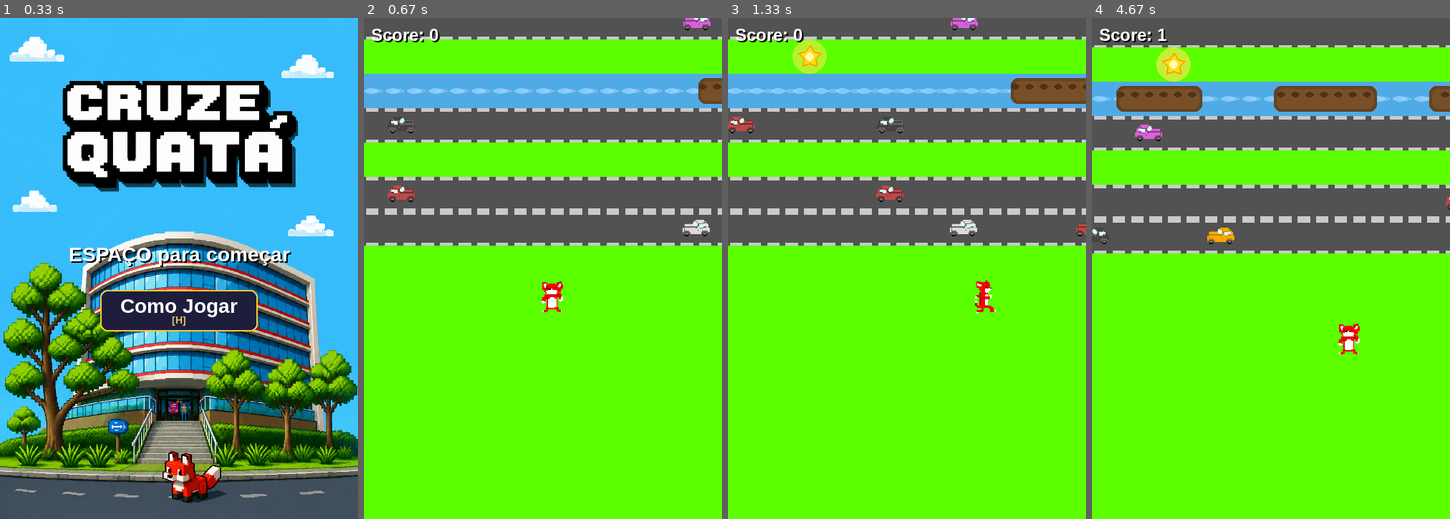
Above: before the commit, frames 1-4 (left to right).
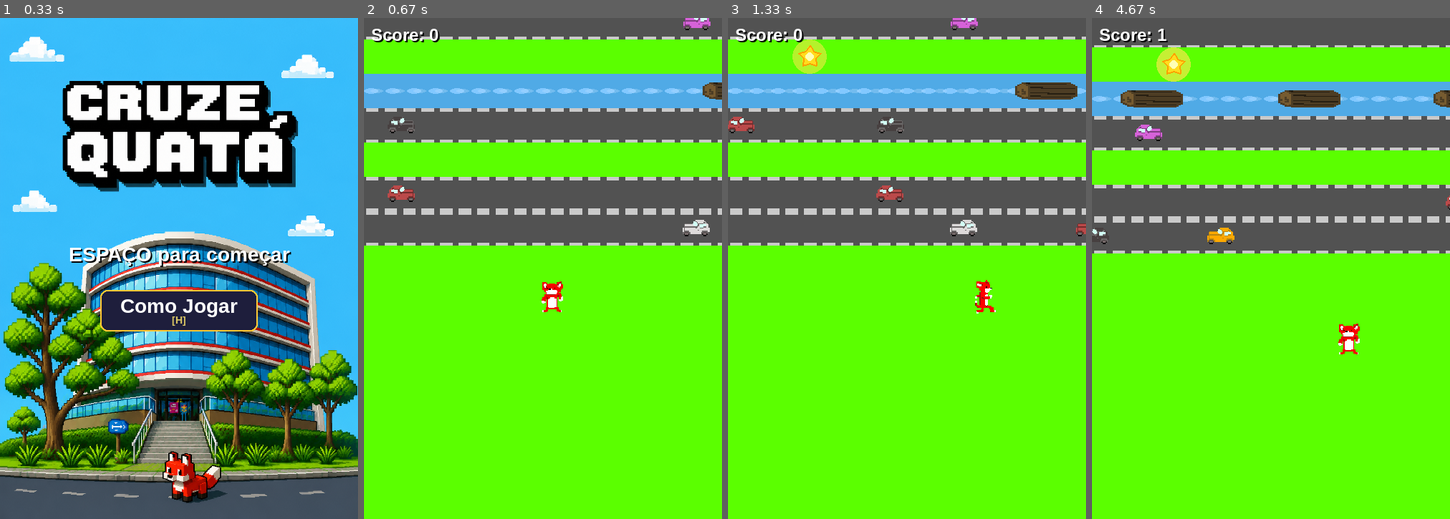
Above: after the commit, the same moments.

Repository: dudu29cabett4-afk/pyGame---Luiz-e-Enzo-e-Murilo
Game: pygame game, started from jogo.py
The game is run twice, just before and just after one commit, with the same random seed, the same clock (stepped at 60 frames per second) and the same inputs.
Inputs (mouse positions are in pixels of both pictures, inside the frame that each line leads up to):
- Up to frame 1 (0.33 s): no input
- Up to frame 2 (0.67 s): tap Space at 0.33 s
- Up to frame 3 (1.33 s): hold D 0.67-1.13 s; move the mouse to (907, 303) at 0.7 s; hold D from 1.17 s (still down)
- Up to frame 4 (4.67 s): release D at 1.47 s; hold D 1.5-1.97 s; hold A 2-2.53 s; hold S 2.57-2.87 s; hold A 2.9-3.3 s; hold W 3.33-3.7 s; hold D 3.73-4.37 s; hold S from 4.4 s (still down)

Frame 1 is identical in both runs. In frame 2, 0.3% of the frame differs, in the area x 93-100%, y 12-18%; in frame 3, 1.0%; in frame 4, 2.7%, in the area x 6-100%, y 13-19%.

Commit message:
troncos colocados + slots funcionando

Diff:
--- a/jogo.py
+++ b/jogo.py
@@ -25,9 +25,13 @@
 carro_azul     = pygame.image.load(os.path.join(base, "pasta_imagens/azul.png"))
 carro_preto    = pygame.image.load(os.path.join(base, "pasta_imagens/preto.png"))
 carro_branco   = pygame.image.load(os.path.join(base, "pasta_imagens/brancop.png"))
+tronco_img_raw = pygame.image.load(os.path.join(base, "pasta_imagens/tronco.png"))
 
 TAMANHO_TILE = 48
 PLAYER_ALVO_Y = ALTURA * 2 // 3 - 100
+
+# Tamanhos de tronco: 2 ou 3 slots (cada slot = 1 TAMANHO_TILE de largura)
+TRONCO_SLOTS_OPCOES = [2, 3]
 
 def escalar_carro(img):
     nova_altura = TAMANHO_TILE
@@ -54,25 +58,26 @@
 )]
 carros_disp_l = [pygame.transform.flip(img, True, False) for img in carros_disp_r]
 
-troncos_disp_r = []
-troncos_disp_l = []
-for largura_tronco in [96, 120, 144]:
-    surf = pygame.Surface((largura_tronco, TAMANHO_TILE), pygame.SRCALPHA)
-    pygame.draw.rect(surf, (101, 67, 33), (0, 6, largura_tronco, TAMANHO_TILE - 12), border_radius=10)
-    pygame.draw.rect(surf, (120, 80, 40), (4, 10, largura_tronco - 8, TAMANHO_TILE - 20), border_radius=8)
-    for xi in range(8, largura_tronco - 8, 20):
-        pygame.draw.ellipse(surf, (80, 50, 25), (xi, 14, 12, 8))
-    troncos_disp_r.append(surf)
-    troncos_disp_l.append(pygame.transform.flip(surf, True, False))
+# Gera imagens de tronco para 2 e 3 slots a partir de tronco.png
+def fazer_img_tronco(num_slots: int) -> pygame.Surface:
+    largura = num_slots * TAMANHO_TILE
+    return pygame.transform.scale(tronco_img_raw, (largura, TAMANHO_TILE))
+
+troncos_img = {
+    2: fazer_img_tronco(2),
+    3: fazer_img_tronco(3),
+}
+troncos_img_flip = {
+    k: pygame.transform.flip(v, True, False) for k, v in troncos_img.items()
+}
 
 LARGURA_CARRO = carros_disp_r[0].get_width()
 ALTURA_CARRO = TAMANHO_TILE
 SAFE_ZONE_LINHAS = 1
 
-# Velocidade de scroll automático: começa lenta e acelera com o score
-VEL_SCROLL_INICIAL = 0.25   # px/frame ao começar
-VEL_SCROLL_MAX     = 3.0    # px/frame no limite
-SCORE_PARA_MAX_VEL = 80     # score para atingir velocidade máxima
+VEL_SCROLL_INICIAL = 0.25
+VEL_SCROLL_MAX     = 3.0
+SCORE_PARA_MAX_VEL = 80
 
 fonte = pygame.font.SysFont("arial", 28, bold=True)
 fonte_botao = pygame.font.SysFont("arial", 28, bold=True)
@@ -171,9 +176,11 @@
         if tipo == TIPO_RIO:
             velocidade = random.uniform(2.0, 4.5) * mult
             spawn_gap = random.randint(int(LARGURA * 0.35), int(LARGURA * 0.6))
+            num_slots = random.choice(TRONCO_SLOTS_OPCOES)
         else:
             velocidade = random.uniform(4.5, 9.0) * mult
             spawn_gap = random.randint(int(LARGURA * 0.35), int(LARGURA * 0.65))
+            num_slots = 0
 
         proximo_x = float(-LARGURA_CARRO) if direcao == 1 else float(LARGURA)
         lane_data[linha] = {
@@ -181,6 +188,7 @@
             "velocidade": velocidade,
             "spawn_gap": spawn_gap,
             "proximo_spawn_x": proximo_x,
+            "num_slots": num_slots,
         }
 
     return lane_data[linha]
@@ -219,13 +227,66 @@
             ALTURA_CARRO - m * 2,
         )
 
+
+class Tronco:
+    """Tronco com slots. O jogador ocupa um slot e se move com o tronco."""
+
+    def __init__(self, linha, x, velocidade, direcao, num_slots):
+        self.linha = linha
+        self.x = float(x)
+        self.velocidade = velocidade
+        self.direcao = direcao
+        self.num_slots = num_slots          # 2 ou 3
+        self.largura = num_slots * TAMANHO_TILE
+
+        # Escolhe imagem certa (flipada ou não)
+        if direcao == 1:
+            self.img = troncos_img[num_slots]
+        else:
+            self.img = troncos_img_flip[num_slots]
+
+    def update(self):
+        self.x += self.velocidade * self.direcao
+
+    def fora_da_tela(self):
+        if self.direcao == 1:
+            return self.x > LARGURA + self.largura
+        return self.x < -self.largura * 2
+
+    def screen_y(self, camera_y):
+        return int(self.linha * TAMANHO_TILE - camera_y)
+
+    def draw(self, surface, camera_y):
+        sy = self.screen_y(camera_y)
+        if -self.largura <= sy <= ALTURA:
+            surface.blit(self.img, (int(self.x), sy))
+
+    def rect(self, camera_y):
+        m = 4
+        return pygame.Rect(
+            int(self.x) + m,
+            self.screen_y(camera_y) + m,
+            self.largura - m * 2,
+            TAMANHO_TILE - m * 2,
+        )
+
+    def slot_x_mundo(self, slot: int) -> float:
+        """Retorna a posição X (mundo) do slot. Slot 0 = mais à esquerda do tronco."""
+        return self.x + slot * TAMANHO_TILE
+
+    def slot_do_x(self, wx: float) -> int:
+        """Dado um X no mundo, retorna o índice do slot fisicamente mais próximo."""
+        slot = round((wx - self.x) / TAMANHO_TILE)
+        return max(0, min(self.num_slots - 1, slot))
+
+
 class PowerUp:
     TAMANHO = 36
 
     def __init__(self, wx: float, wy: float, tipo: str):
         self.wx = wx
         self.wy = wy
-        self.tipo = tipo   # "escudo" ou "xp2"
+        self.tipo = tipo
         self.coletado = False
 
     def screen_pos(self, camera_y):
@@ -303,27 +364,25 @@
             ld = obter_lane_data(linha, score)
             d = ld["direcao"]
             v = ld["velocidade"]
+            ns = ld["num_slots"]
+            largura_t = ns * TAMANHO_TILE
             ja_existem = [t for t in troncos_ativos if t.linha == linha]
 
             if not ja_existem:
-                img = random.choice(troncos_disp_r if d == 1 else troncos_disp_l)
-                x0 = float(-img.get_width()) if d == 1 else float(LARGURA)
-                troncos_ativos.append(Carro(linha, x0, v, d, img))
+                x0 = float(-largura_t) if d == 1 else float(LARGURA)
+                troncos_ativos.append(Tronco(linha, x0, v, d, ns))
                 ld["proximo_spawn_x"] = x0 + d * ld["spawn_gap"]
             else:
                 ultimo = max(ja_existem, key=lambda c: c.x * d)
 
                 if d == 1 and ultimo.x >= ld["proximo_spawn_x"]:
-                    img = random.choice(troncos_disp_r)
-                    troncos_ativos.append(Carro(linha, float(-img.get_width()), v, d, img))
+                    troncos_ativos.append(Tronco(linha, float(-largura_t), v, d, ns))
                     ld["proximo_spawn_x"] += ld["spawn_gap"]
                 elif d == -1 and ultimo.x <= ld["proximo_spawn_x"]:
-                    img = random.choice(troncos_disp_l)
-                    troncos_ativos.append(Carro(linha, float(LARGURA), v, d, img))
+                    troncos_ativos.append(Tronco(linha, float(LARGURA), v, d, ns))
                     ld["proximo_spawn_x"] -= ld["spawn_gap"]
 
 def gerar_powerups_para_linhas(linha_ini, linha_fim, powerups: list, linhas_com_powerup: set, score: int):
-    """Gera power-ups raros em linhas de grama visíveis."""
     if len([p for p in powerups if not p.coletado]) >= MAX_POWERUPS_ATIVOS:
         return
 
@@ -389,7 +448,6 @@
     pygame.draw.rect(painel, (255, 200, 50), (0, 0, painel_w, painel_h), 3, border_radius=14)
     window.blit(painel, (painel_x, painel_y))
 
-    # Título
     titulo = fonte_botao.render("COMO JOGAR", True, (255, 210, 50))
     window.blit(titulo, titulo.get_rect(center=(LARGURA // 2, painel_y + 30)))
 
@@ -415,6 +473,7 @@
         ("OBSTÁCULOS", [
             ("!!", "Desvie dos carros na estrada!"),
             ("~~", "Atravesse rios em cima de troncos!"),
+            ("A/D", "Mude de slot no tronco (cuidado!)"),
             ("XX", "Cair na água = morte!"),
         ]),
         ("POWER-UPS", [
@@ -423,7 +482,6 @@
         ]),
     ]
 
-    # Espaço disponível para conteúdo (acima do botão Fechar)
     BTN_H      = 42
     BTN_MARGIN = 12
     y_ini  = painel_y + 60
@@ -433,7 +491,6 @@
     ITEM_H = 20
     SEC_GAP = 7
 
-    # calcula altura total do conteúdo
     total_linhas = sum(HDR_H + len(itens) * ITEM_H for _, itens in secoes)
     total_gaps   = SEC_GAP * (len(secoes) - 1)
     total_h      = total_linhas + total_gaps
@@ -456,7 +513,6 @@
         if idx < len(secoes) - 1:
             y_cur += SEC_GAP + extra
 
-    # Botão Fechar ancorado no fundo do painel
     btn_fechar = pygame.Rect(LARGURA // 2 - 75, painel_y + painel_h - BTN_H - BTN_MARGIN, 150, BTN_H)
     mouse = pygame.mouse.get_pos()
     desenhar_botao(
@@ -585,7 +641,6 @@
     window.blit(t, t.get_rect(center=(bx + bw // 2, by + bh // 2)))
 
 def desenhar_hud_escudo():
-    """Ícone simples indicando que o escudo está ativo (uso único)."""
     bx = LARGURA - 130 - 10
     by = 10
     bw, bh = 130, 18
@@ -625,9 +680,13 @@
     powerups = []
     linhas_com_powerup = set()
 
-    tem_escudo = False   # escudo de uso único (absorve 1 golpe fatal)
-    graca_ate  = 0       # invencibilidade breve após o escudo quebrar
+    tem_escudo = False
+    graca_ate  = 0
     xp2_ate = 0
+
+    # Estado do tronco atual em que o jogador está
+    tronco_atual: Tronco | None = None
+    slot_atual: int = 0   # índice do slot dentro do tronco
 
     while True:
         clock.tick(30)
@@ -640,6 +699,8 @@
 
             if event.type == pygame.KEYDOWN:
                 if event.key == pygame.K_w:
+                    # Sai do tronco ao subir
+                    tronco_atual = None
                     player_wy -= TAMANHO_TILE
                     imagem = img_cima
                     camera_ativa = True
@@ -648,29 +709,44 @@
                     else:
                         score += 1
 
-                if event.key == pygame.K_s:
+                elif event.key == pygame.K_s:
+                    # Sai do tronco ao descer
+                    tronco_atual = None
                     player_wy += TAMANHO_TILE
                     imagem = img_baixo
 
-                if event.key == pygame.K_a:
-                    player_wx -= TAMANHO_TILE
+                elif event.key == pygame.K_a:
                     imagem = img_esquerda
-
-                if event.key == pygame.K_d:
-                    player_wx += TAMANHO_TILE
+                    if tronco_atual is not None:
+                        # A = move para esquerda = slot de índice menor
+                        novo_slot = slot_atual - 1
+                        if novo_slot < 0:
+                            tronco_atual = None  # caiu na água pela esquerda
+                        else:
+                            slot_atual = novo_slot
+                    else:
+                        player_wx -= TAMANHO_TILE
+
+                elif event.key == pygame.K_d:
                     imagem = img_direita
+                    if tronco_atual is not None:
+                        # D = move para direita = slot de índice maior
+                        novo_slot = slot_atual + 1
+                        if novo_slot >= tronco_atual.num_slots:
+                            tronco_atual = None  # caiu na água pela direita
+                        else:
+                            slot_atual = novo_slot
+                    else:
+                        player_wx += TAMANHO_TILE
 
         # ── Câmera com auto-scroll ────────────────────────────────────────
-        # Velocidade de scroll cresce suavemente com o score
         vel_scroll = VEL_SCROLL_INICIAL + (VEL_SCROLL_MAX - VEL_SCROLL_INICIAL) * min(
             score / SCORE_PARA_MAX_VEL, 1.0
         )
 
         if camera_ativa:
-            # Auto-scroll: câmera sobe sozinha no mundo (comprime jogador para baixo)
             camera_y -= vel_scroll
 
-        # Câmera também segue o jogador quando ele avança (não deixa ele sumir pelo topo)
         target_cam = player_wy - PLAYER_ALVO_Y
         if camera_y > target_cam:
             diff = camera_y - target_cam
@@ -678,7 +754,6 @@
             camera_y -= passo
             if camera_y < target_cam:
                 camera_y = target_cam
-        # ─────────────────────────────────────────────────────────────────
 
         player_screen_y = player_wy - camera_y
         player_screen_x = int(player_wx)
@@ -700,8 +775,40 @@
             t.update()
         troncos_ativos[:] = [t for t in troncos_ativos if not t.fora_da_tela()]
 
+        # Se o tronco que o jogador estava saiu da tela, perde referência
+        if tronco_atual is not None and tronco_atual not in troncos_ativos:
+            tronco_atual = None
+
         player_linha_atual = int(player_wy // TAMANHO_TILE)
         _, tipo_atual = gerar_tile(player_linha_atual)
+
+        # ── Lógica de tronco com slots ────────────────────────────────────
+        if tipo_atual == TIPO_RIO:
+            if tronco_atual is not None:
+                # Já está num tronco: move o jogador junto com ele pelo slot
+                player_wx = tronco_atual.slot_x_mundo(slot_atual)
+                player_wx = max(0.0, min(float(LARGURA - TAMANHO_TILE), player_wx))
+            else:
+                # Entrou na linha do rio agora: tenta embarcar no tronco mais próximo
+                troncos_da_linha = [
+                    t for t in troncos_ativos if t.linha == player_linha_atual
+                ]
+                embarcou = False
+                for t in troncos_da_linha:
+                    # Verifica se o jogador está sobre este tronco (em X)
+                    if t.x <= player_wx < t.x + t.largura:
+                        tronco_atual = t
+                        slot_atual = t.slot_do_x(player_wx)
+                        player_wx = t.slot_x_mundo(slot_atual)
+                        embarcou = True
+                        break
+                # Se não embarcou em nenhum, fica na posição atual (será detectado como morte)
+        else:
+            # Saiu do rio
+            tronco_atual = None
+
+        player_wx = max(0.0, min(float(LARGURA - TAMANHO_TILE), player_wx))
+        player_screen_x = int(player_wx)
 
         player_rect_mundo = pygame.Rect(
             int(player_wx) + 4, int(player_wy) + 4,
@@ -715,10 +822,8 @@
         for pu in powerups:
             if not pu.coletado and player_rect_mundo.colliderect(pu.rect_mundo()):
                 pu.coletado = True
-
                 if pu.tipo == "escudo":
                     tem_escudo = True
-
                 elif pu.tipo == "xp2":
                     if agora >= xp2_ate:
                         xp2_ate = agora + POWERUP_XP2_DURACAO_MS
@@ -728,39 +833,24 @@
             if not p.coletado and -TAMANHO_TILE <= p.wy - camera_y <= ALTURA + TAMANHO_TILE
         ]
 
-        if tipo_atual == TIPO_RIO:
-            for t in troncos_ativos:
-                if t.linha == player_linha_atual and t.rect(camera_y).colliderect(player_rect):
-                    player_wx += t.velocidade * t.direcao
-                    break
-
-        player_wx = max(0.0, min(float(LARGURA - TAMANHO_TILE), player_wx))
-        player_screen_x = int(player_wx)
-        player_rect = pygame.Rect(
-            player_screen_x + 4, int(player_screen_y) + 4,
-            TAMANHO_TILE - 8, TAMANHO_TILE - 8,
-        )
-
-        imune = tem_escudo
-
+        # ── Detecção de morte ─────────────────────────────────────────────
         morreu = False
-        if not tem_escudo and agora >= graca_ate:
+
+        def checa_morte_real():
+            nonlocal morreu
             if tipo_atual == TIPO_ESTRADA:
                 for c in carros_ativos:
                     if c.rect(camera_y).colliderect(player_rect):
                         morreu = True
-                        break
-
+                        return
             elif tipo_atual == TIPO_RIO:
-                em_tronco = any(
-                    t.linha == player_linha_atual and t.rect(camera_y).colliderect(player_rect)
-                    for t in troncos_ativos
-                )
-                if not em_tronco:
+                # Morre se não está num tronco
+                if tronco_atual is None:
                     morreu = True
 
+        if not tem_escudo and agora >= graca_ate:
+            checa_morte_real()
         elif tem_escudo:
-            # Mesmo com escudo, detecta se haveria morte para consumi-lo
             golpe_fatal = False
             if tipo_atual == TIPO_ESTRADA:
                 for c in carros_ativos:
@@ -768,16 +858,12 @@
                         golpe_fatal = True
                         break
             elif tipo_atual == TIPO_RIO:
-                em_tronco = any(
-                    t.linha == player_linha_atual and t.rect(camera_y).colliderect(player_rect)
-                    for t in troncos_ativos
-                )
-                if not em_tronco:
+                if tronco_atual is None:
                     golpe_fatal = True
 
             if golpe_fatal:
                 tem_escudo = False
-                graca_ate  = agora + 600  # ~18 frames para sair da zona de perigo
+                graca_ate  = agora + 600
 
         if morreu:
             return tela_game_over(score)
@@ -801,14 +887,22 @@
             pu.draw(window, camera_y)
 
         for t in troncos_ativos:
-            sy = t.screen_y(camera_y)
-            if -TAMANHO_TILE <= sy <= ALTURA:
-                t.draw(window, camera_y)
+            t.draw(window, camera_y)
 
         for c in carros_ativos:
             sy = c.screen_y(camera_y)
             if -ALTURA_CARRO <= sy <= ALTURA:
                 c.draw(window, camera_y)
+
+        # Indicador visual de slots no tronco atual
+        if tronco_atual is not None and tipo_atual == TIPO_RIO:
+            sy_t = tronco_atual.screen_y(camera_y)
+            for s in range(tronco_atual.num_slots):
+                sx_slot = int(tronco_atual.slot_x_mundo(s))
+                cor_slot = (255, 255, 100, 160) if s == slot_atual else (255, 255, 255, 60)
+                indicador = pygame.Surface((TAMANHO_TILE - 8, 4), pygame.SRCALPHA)
+                indicador.fill(cor_slot)
+                window.blit(indicador, (sx_slot + 4, sy_t + TAMANHO_TILE - 6))
 
         if tem_escudo:
             aura = pygame.Surface((TAMANHO_TILE + 16, TAMANHO_TILE + 16), pygame.SRCALPHA)
@@ -822,7 +916,6 @@
             window.blit(aura, (player_screen_x - 8, int(player_screen_y) - 8))
             window.blit(imagem, (player_screen_x, int(player_screen_y)))
         elif agora < graca_ate:
-            # Pisca o personagem enquanto o período de graça está ativo
             if (agora // 80) % 2 == 0:
                 window.blit(imagem, (player_screen_x, int(player_screen_y)))
         else:
@@ -834,7 +927,6 @@
         window.blit(score_sombra, (12, 12))
         window.blit(score_texto, (10, 10))
 
-        # HUD power-ups
         if tem_escudo:
             desenhar_hud_escudo()
 
